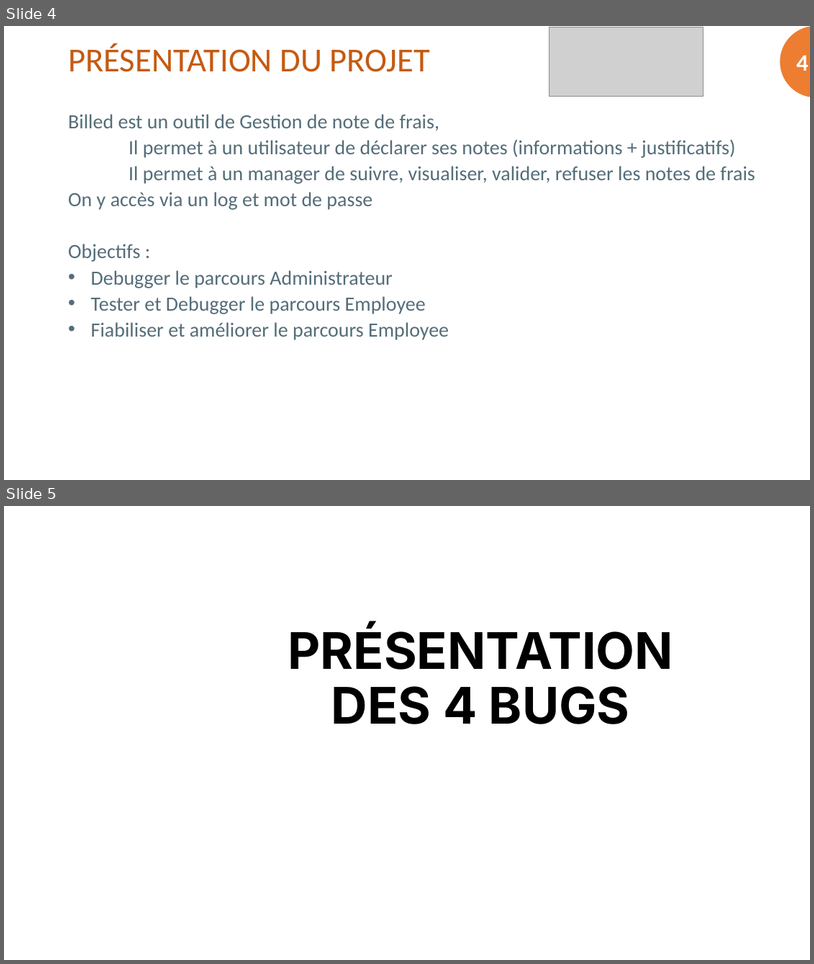
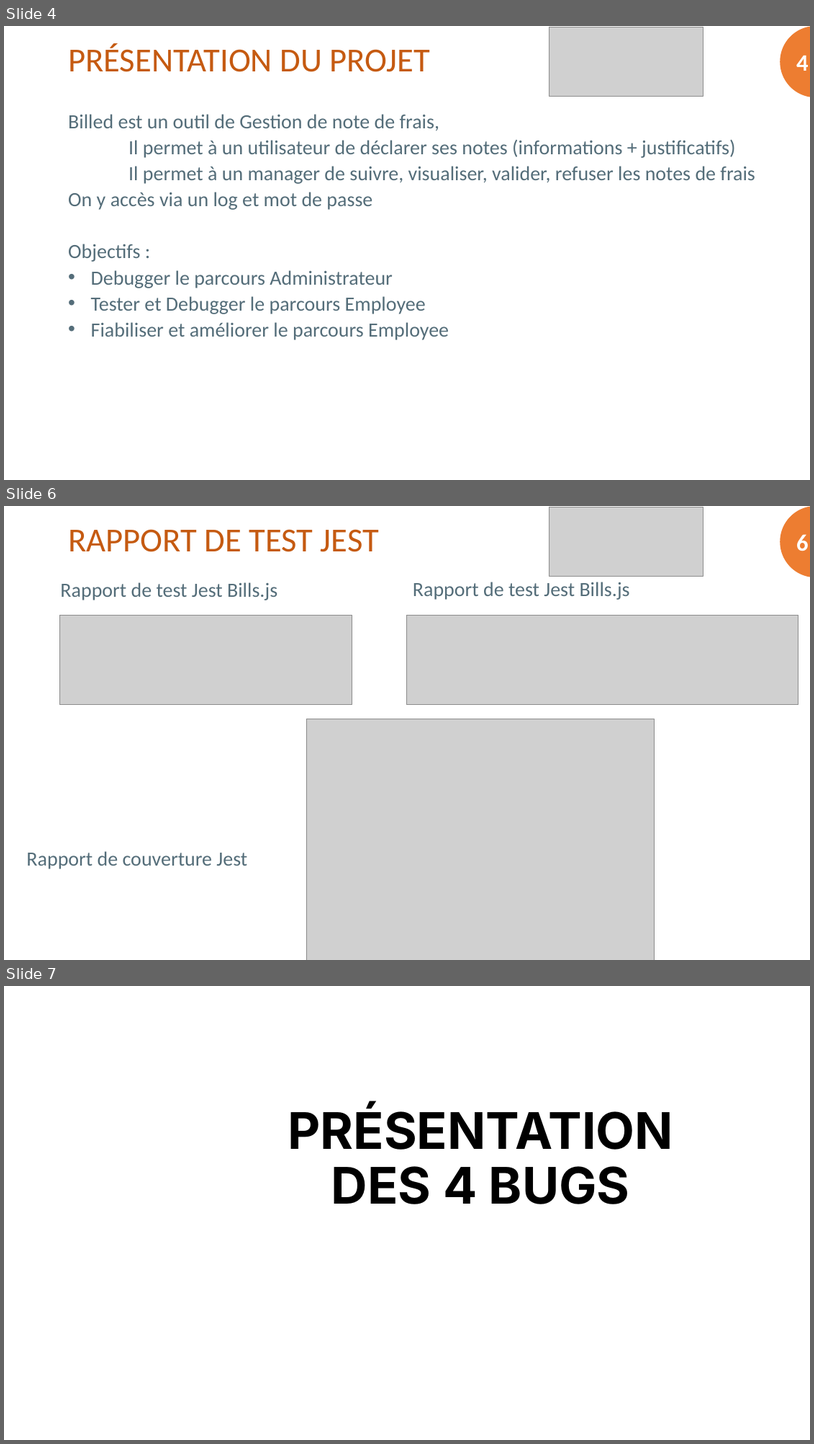
Before and after one commit to Kilian06/OPC-Projet-9, a slide deck: Rendu/Support Prez OPC 9.pptx. Shown one above the other, each under a label of ours: slides 4 and 5 before the commit, slides 4, 6 and 7 after it; the slides between them are not shown. The pictures are 814x964 and 814x1444 pixels, drawn with LibreOffice and Linux fonts; fonts in the diff are those of the drawing; grey boxes stand for pictures; background and template pictures are left out. Boxes give left, top, right and bottom in pixels: in the first picture for what was removed or moved away, otherwise in the second. Text is boxed around its words. In the diff, an @@ line names an element or a change of style, - is before the commit and + after.

```diff
--- a/Rendu/Support Prez OPC 9.pptx
+++ b/Rendu/Support Prez OPC 9.pptx
@@ slide 6 added at (x1=4, y1=506, x2=810, y2=960), background picture (left out); not listed: 1 template element that a slide beside it also shows @@
@@ picture added at (x1=550, y1=507, x2=703, y2=576) @@
@@ text added at (x1=68, y1=529, x2=379, y2=552), 40 pt, text #C55A11 @@
+RAPPORT DE TEST JEST
@@ page number added at (x1=797, y1=534, x2=809, y2=551), 28 pt, text #FFFFFF, bold @@
+6
@@ text added at (x1=60, y1=582, x2=278, y2=600), 24 pt, text #546D79 @@
+Rapport de test Jest Bills.js
@@ text added at (x1=413, y1=582, x2=630, y2=600), 24 pt, text #546D79 @@
+Rapport de test Jest Bills.js
@@ picture added at (x1=59, y1=615, x2=352, y2=705) @@
@@ picture added at (x1=407, y1=615, x2=799, y2=705) @@
@@ picture added at (x1=306, y1=719, x2=655, y2=960) @@
@@ text added at (x1=26, y1=851, x2=247, y2=869), 24 pt, text #546D79 @@
+Rapport de couverture Jest
@@ what was slide 5 is now slide 7 @@
```
Also in this commit, not shown: 2 slides changed, 1 other slide added, 6 other files.
